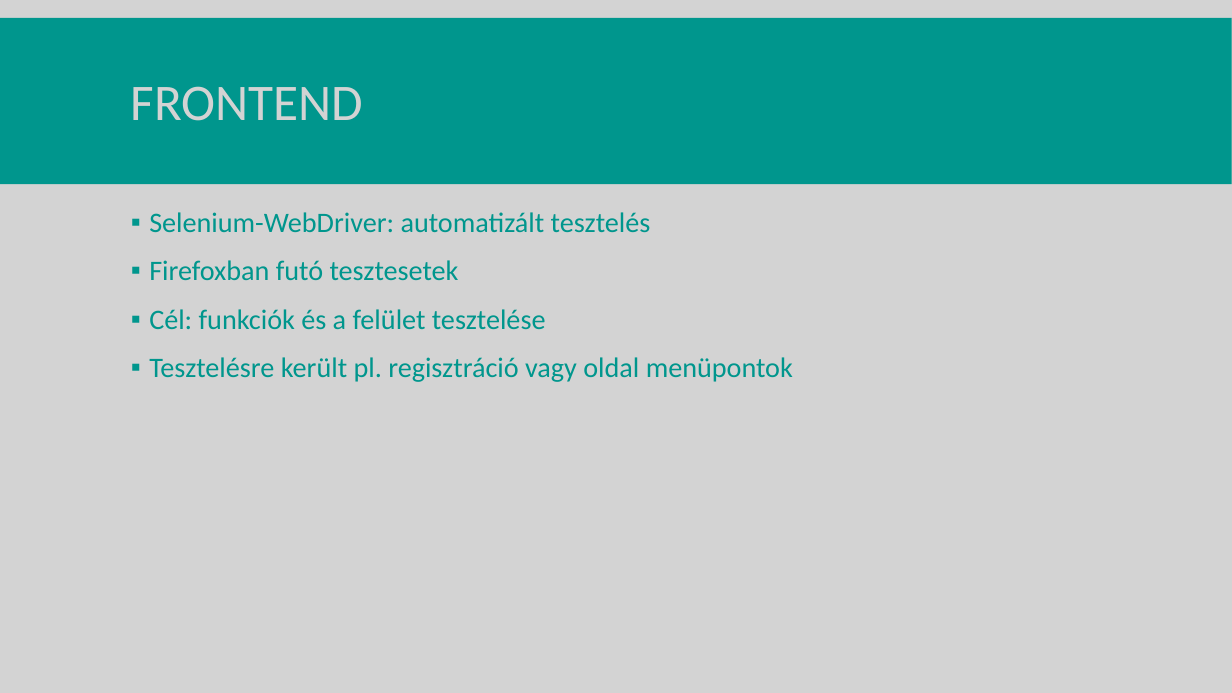
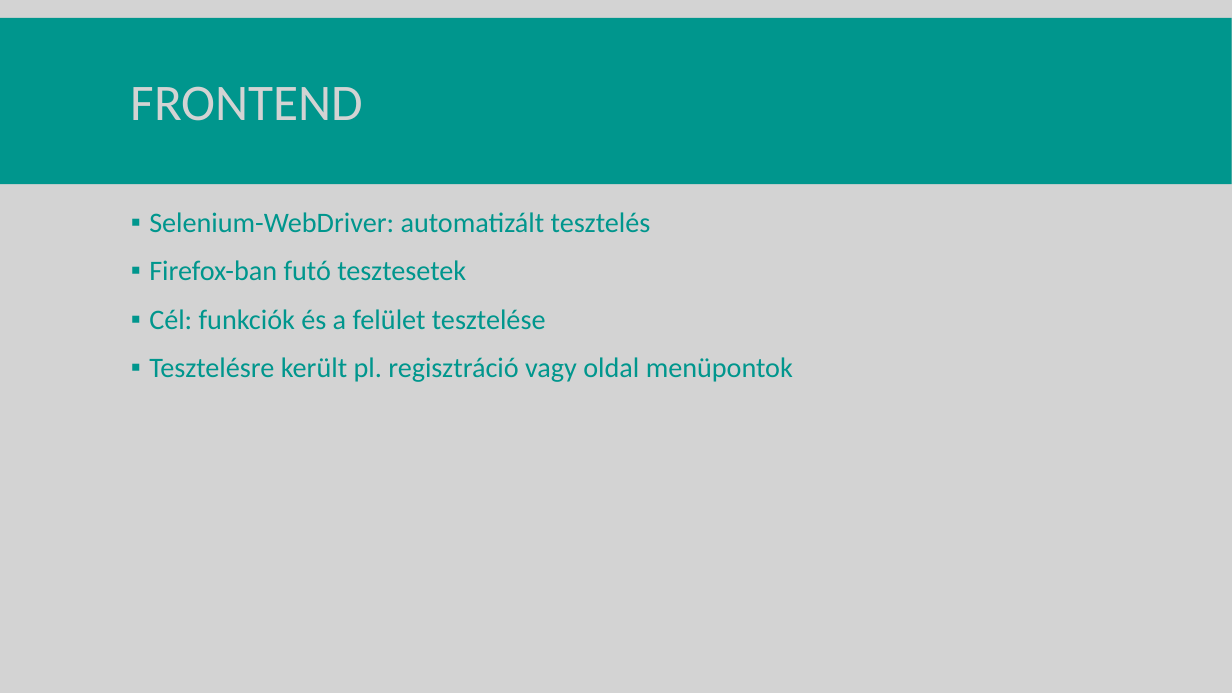
Before and after one commit to Decse1/13_S1_7_vizsgaremek, a slide deck: slide 13 of szerkesztendo_dokumentumok/prezentacio_REKA.pptx (slide 12 before the commit). Drawn at 1232x693 pixels with LibreOffice and Linux fonts; fonts in the diff are those of the drawing. Boxes give left, top, right and bottom in pixels: in the first picture for what was removed or moved away, otherwise in the second. Text is boxed around its words. In the diff, an @@ line names an element or a change of style, - is before the commit and + after.

```diff
--- a/szerkesztendo_dokumentumok/prezentacio_REKA.pptx
+++ b/szerkesztendo_dokumentumok/prezentacio_REKA.pptx
@@ text at bbox=[149, 260, 466, 280]: text changed @@
-▪ Firefoxban futó tesztesetek
+▪ Firefox-ban futó tesztesetek
```
Also in this commit, not shown: 2 other slides changed, 7 slides added, 3 slides removed.
